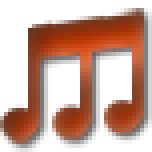
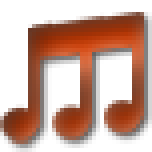
Revision of a layered (152, 152) image; what changed, layer by layer:
painted on "图层 1" over left=120, top=8, right=144, bottom=12
